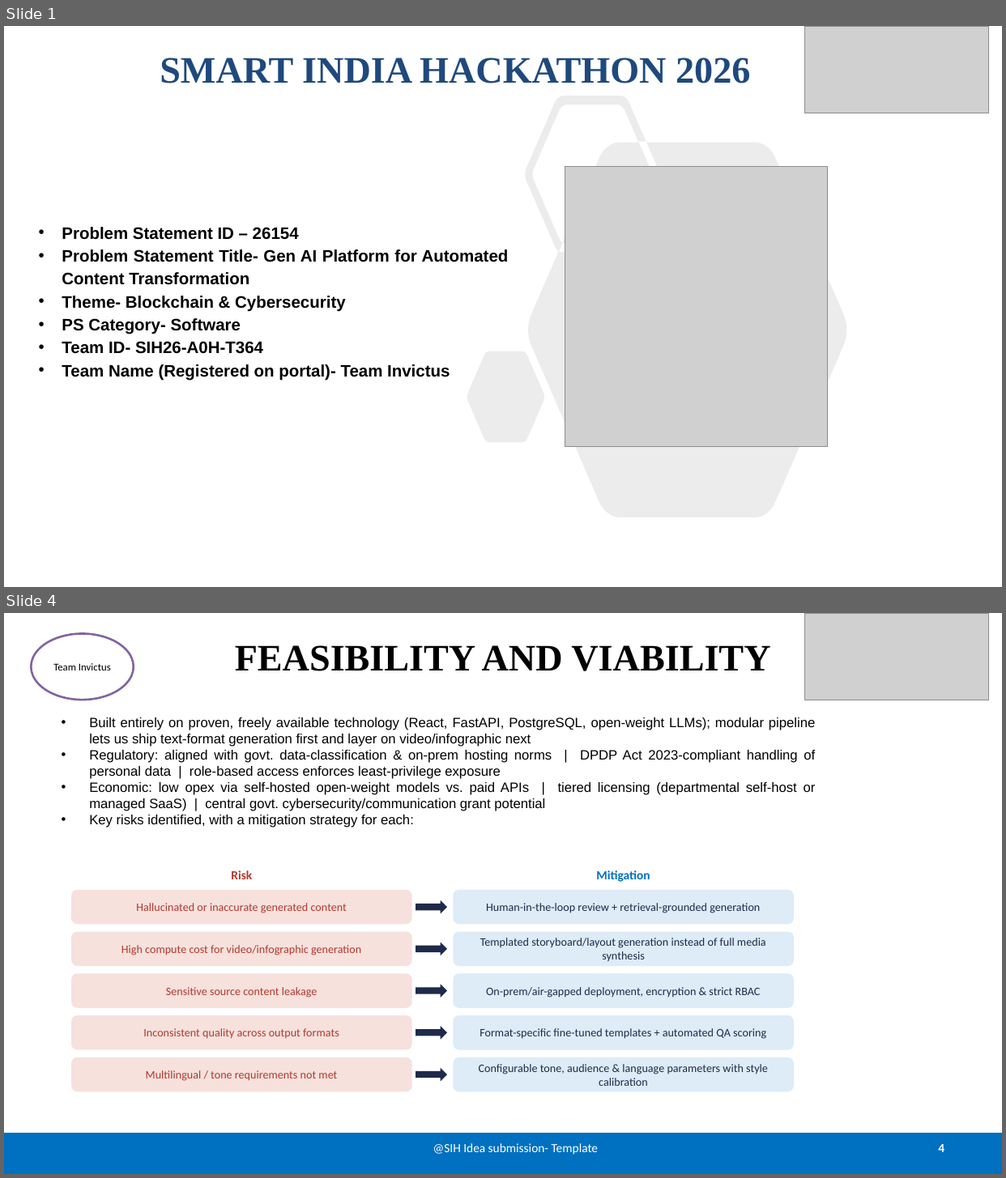
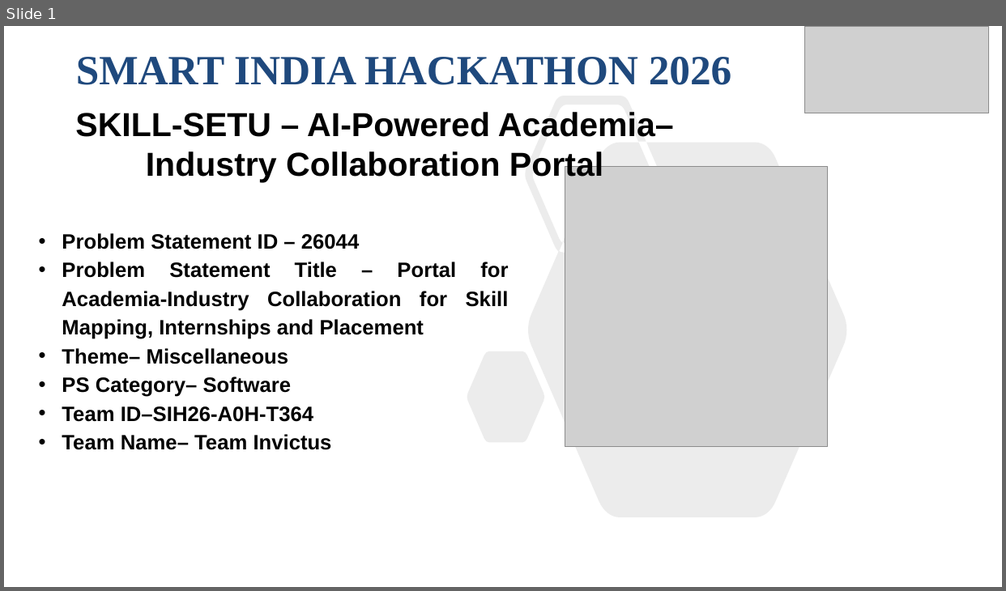
Before and after one commit to NehaD-2896/SIH26-A0H-T364, a slide deck: share/SIH26-A0H-T364_Presentation.pptx. Shown one above the other, each under a label of ours: slides 1 and 4 before the commit, slide 1 after it; the slides between them are not shown. The pictures are 1006x1178 and 1006x591 pixels, drawn with LibreOffice and Linux fonts; fonts in the diff are those of the drawing; grey boxes stand for pictures. Boxes give left, top, right and bottom in pixels: in the first picture for what was removed or moved away, otherwise in the second. Text is boxed around its words. In the diff, an @@ line names an element or a change of style, - is before the commit and + after.

```diff
--- a/share/SIH26-A0H-T364_Presentation.pptx
+++ b/share/SIH26-A0H-T364_Presentation.pptx
@@ slide 4 removed at bbox=[4, 613, 1002, 1174], background #FFFFFF @@
@@ ellipse removed at bbox=[31, 634, 134, 700] @@
-Team Invictus
@@ picture removed at bbox=[805, 613, 989, 700] @@
@@ title removed at bbox=[235, 645, 770, 671] @@
-FEASIBILITY AND VIABILITY
@@ text removed at bbox=[89, 717, 816, 828] @@
-• Built entirely on proven, freely available technology (React, FastAPI, PostgreSQL, open-weight LLMs); modular pipeline lets us ship text-format generation first and layer on video/infographic next
-• Regulatory: aligned with govt. data-classification & on-prem hosting norms | DPDP Act 2023-compliant handling of personal data | role-based access enforces least-privilege exposure
-• Economic: low opex via self-hosted open-weight models vs. paid APIs | tiered licensing (departmental self-host or managed SaaS) | central govt. cybersecurity/communication grant potential
-• Key risks identified, with a mitigation strategy for each:
@@ text removed at bbox=[231, 871, 252, 879] @@
-Risk
@@ text removed at bbox=[596, 871, 650, 882] @@
-Mitigation
@@ rounded rectangle removed at bbox=[71, 890, 412, 924] @@
-Hallucinated or inaccurate generated content
@@ right arrow removed at bbox=[415, 901, 447, 914] @@
@@ rounded rectangle removed at bbox=[454, 890, 794, 924] @@
-Human-in-the-loop review + retrieval-grounded generation
@@ rounded rectangle removed at bbox=[71, 932, 412, 966] @@
-High compute cost for video/infographic generation
@@ right arrow removed at bbox=[415, 943, 447, 956] @@
@@ rounded rectangle removed at bbox=[454, 932, 794, 966] @@
-Templated storyboard/layout generation instead of full media synthesis
@@ rounded rectangle removed at bbox=[71, 973, 412, 1008] @@
-Sensitive source content leakage
@@ rounded rectangle removed at bbox=[454, 973, 794, 1008] @@
-On-prem/air-gapped deployment, encryption & strict RBAC
@@ right arrow removed at bbox=[415, 984, 447, 998] @@
@@ rounded rectangle removed at bbox=[71, 1016, 412, 1050] @@
-Inconsistent quality across output formats
@@ rounded rectangle removed at bbox=[454, 1016, 794, 1050] @@
-Format-specific fine-tuned templates + automated QA scoring
@@ right arrow removed at bbox=[415, 1026, 447, 1040] @@
@@ rounded rectangle removed at bbox=[71, 1058, 412, 1093] @@
-Multilingual / tone requirements not met
@@ right arrow removed at bbox=[415, 1068, 447, 1082] @@
@@ rounded rectangle removed at bbox=[454, 1058, 794, 1093] @@
-Configurable tone, audience & language parameters with style calibration
@@ rectangle removed at bbox=[4, 1133, 1002, 1174] @@
@@ text removed at bbox=[433, 1144, 599, 1155] @@
-@SIH Idea submission- Template
@@ page number removed at bbox=[938, 1144, 944, 1152] @@
-4
@@ slide 1 changed as well @@
@@ title "SMART INDIA HACKATHON 2026": place and size @@
-title "SMART INDIA HACKATHON 2026" at bbox=[160, 58, 750, 84]
+title "SMART INDIA HACKATHON 2026" at bbox=[76, 57, 732, 85]
@@ title "SMART INDIA HACKATHON 2026" at bbox=[76, 57, 732, 85]: size 36 to 40 pt @@
@@ subtitle added at bbox=[75, 112, 674, 182], 32 pt, text #000000, bold @@
+SKILL-SETU – AI-Powered Academia–Industry Collaboration Portal
@@ text at bbox=[62, 233, 509, 450]: text changed; size 16 to 20 pt @@
-• Problem Statement ID – 26154
-• Problem Statement Title- Gen AI Platform for Automated Content Transformation
-• Theme- Blockchain & Cybersecurity
-• PS Category- Software
-• Team ID- SIH26-A0H-T364
-• Team Name (Registered on portal)- Team Invictus
+• Problem Statement ID – 26044
+• Problem Statement Title – Portal for Academia-Industry Collaboration for Skill Mapping, Internships and Placement
+• Theme– Miscellaneous
+• PS Category– Software
+• Team ID–SIH26-A0H-T364
+• Team Name– Team Invictus
```
Also in this commit, not shown: 1 other slide changed, 4 slides added, 3 other slides removed.
